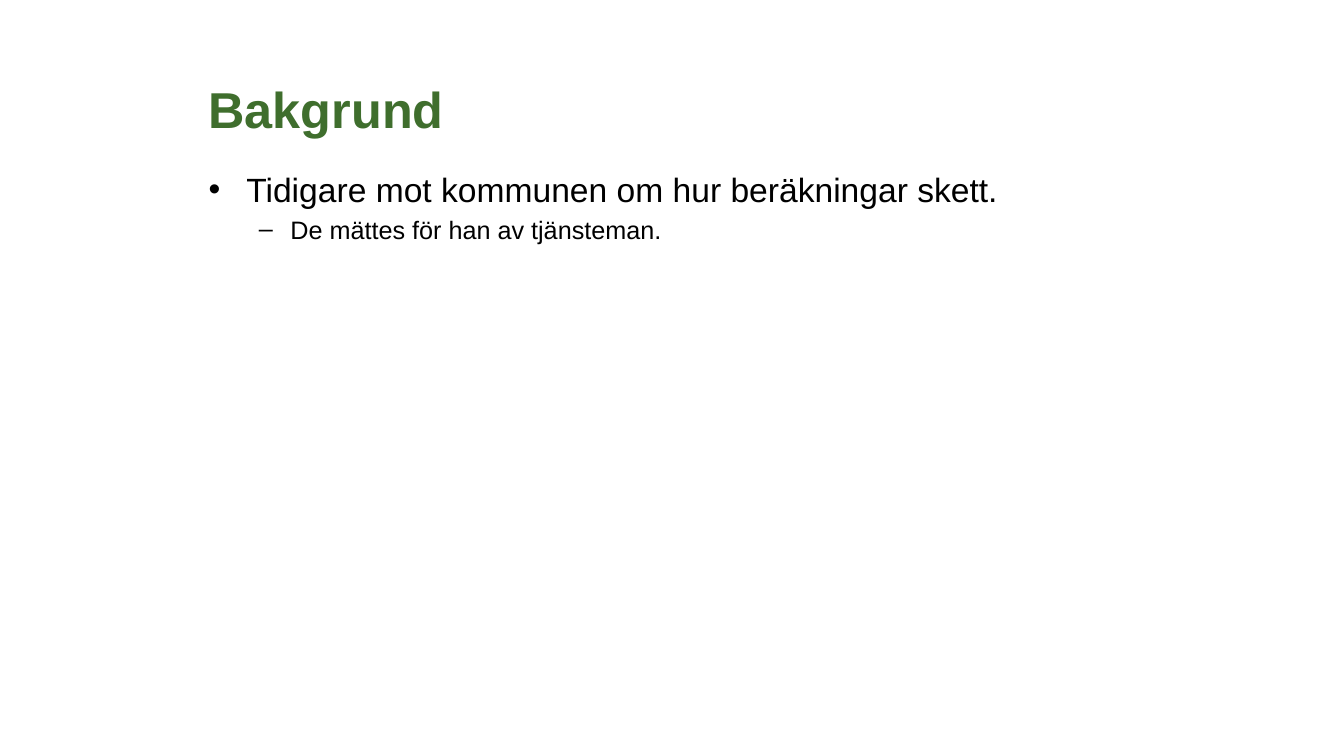
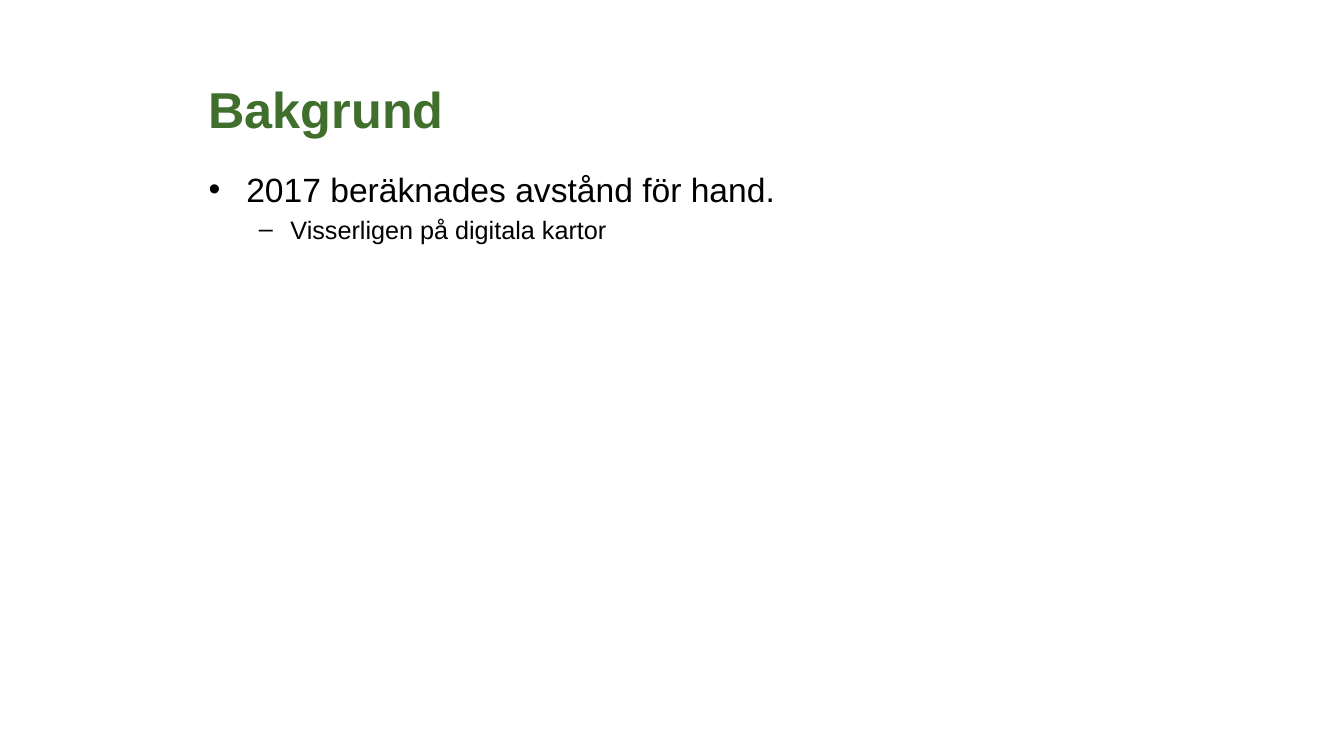
Before and after one commit to lundopendata/relativnarhet, a slide deck: slide 8 of RelativNarhetKartdagarna2018.pptx (slide 4 before the commit). Drawn at 1344x756 pixels with LibreOffice and Linux fonts; fonts in the diff are those of the drawing; background and template pictures are left out. Boxes give left, top, right and bottom in pixels: in the first picture for what was removed or moved away, otherwise in the second. Text is boxed around its words. In the diff, an @@ line names an element or a change of style, - is before the commit and + after.

```diff
--- a/RelativNarhetKartdagarna2018.pptx
+++ b/RelativNarhetKartdagarna2018.pptx
@@ text at [246,175,775,244]: text changed @@
-• Tidigare mot kommunen om hur beräkningar skett.
-  – De mättes för han av tjänsteman.
+• 2017 beräknades avstånd för hand.
+  – Visserligen på digitala kartor
```
Also in this commit, not shown: 1 other slide changed, 3 slides added.
